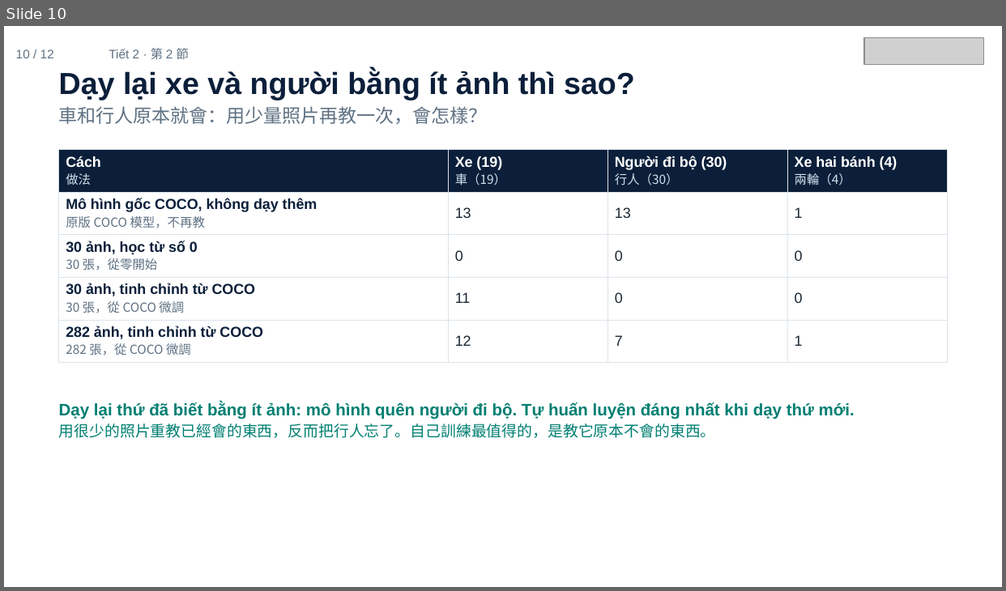
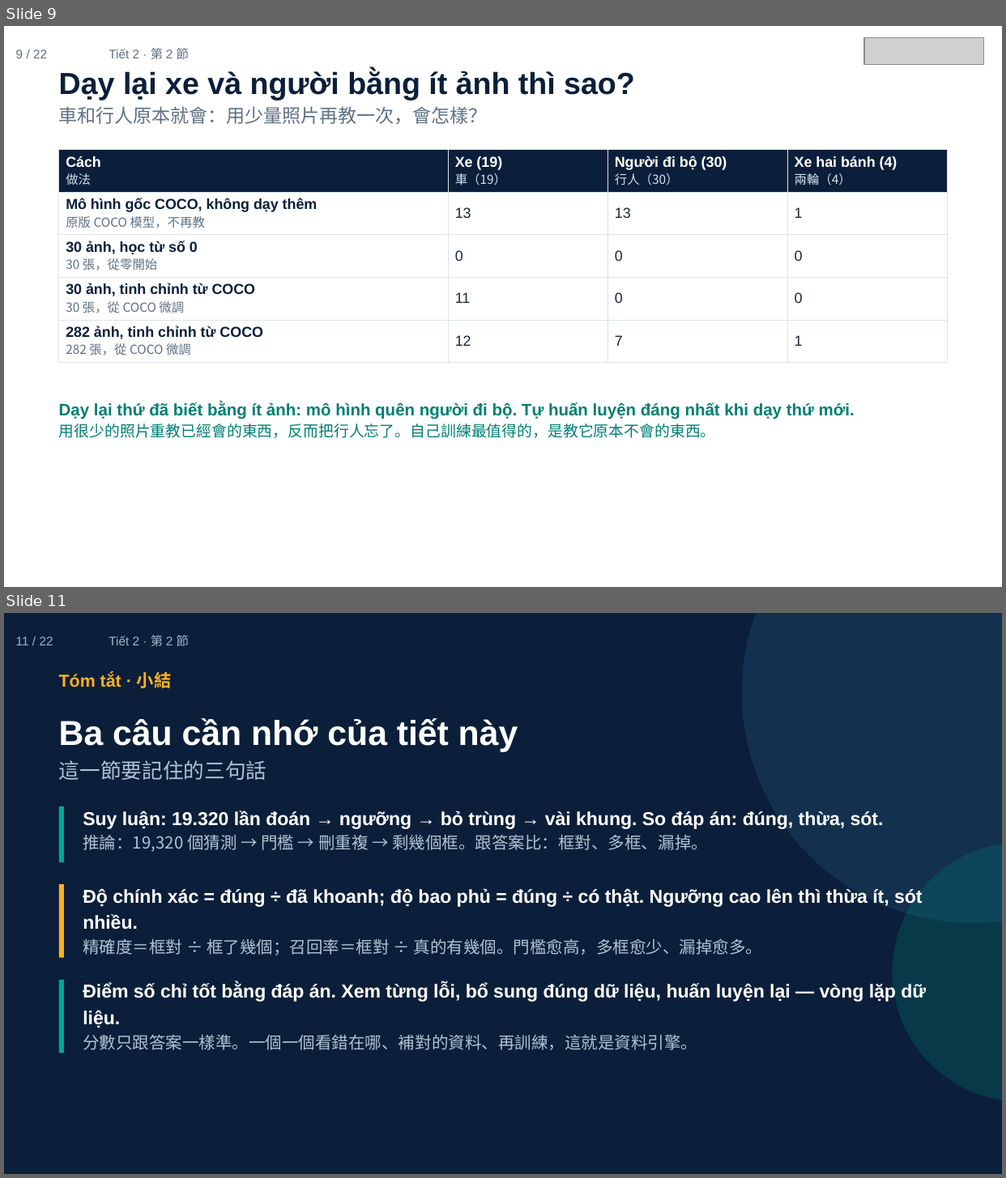
Before and after one commit to ch-neural/MITUST-Principles-of-Self-Driving-Cars, a slide deck: 第十週(11-12)/第十週_第2節_簡報.pptx. Shown one above the other, each under a label of ours: slide 10 before the commit, slides 9 and 11 after it; the slides between them are not shown. The pictures are 1006x591 and 1006x1178 pixels, drawn with LibreOffice and Linux fonts; fonts in the diff are those of the drawing; grey boxes stand for pictures. Boxes give left, top, right and bottom in pixels: in the first picture for what was removed or moved away, otherwise in the second. Text is boxed around its words. In the diff, an @@ line names an element or a change of style, - is before the commit and + after.

```diff
--- a/第十週(11-12)/第十週_第2節_簡報.pptx
+++ b/第十週(11-12)/第十週_第2節_簡報.pptx
@@ slide 11 added at <box>4,613,1002,1174</box>, background #0B1F3A @@
@@ text added at <box>16,636,53,645</box>, 9 pt, text #9FB3C8 @@
+11 / 22
@@ text added at <box>108,635,189,646</box>, 9 pt, text #9FB3C8 @@
+Tiết 2 · 第 2 節
@@ ellipse added at <box>743,613,1002,922</box>, fill #13314F, outline #13314F 1 pt @@
@@ text added at <box>59,671,172,688</box>, 12.5 pt, text #FFB020, bold @@
+Tóm tắt · 小結
@@ text added at <box>59,718,518,780</box>, 25 pt, text #FFFFFF, bold @@
+Ba câu cần nhớ của tiết này
+這一節要記住的三句話
@@ rectangle added at <box>59,807,64,862</box>, fill #00A896 @@
@@ text added at <box>83,811,884,852</box>, 13.5 pt, text #FFFFFF, bold @@
+Suy luận: 19.320 lần đoán → ngưỡng → bỏ trùng → vài khung. So đáp án: đúng, thừa, sót.
+推論：19,320 個猜測 → 門檻 → 刪重複 → 剩幾個框。跟答案比：框對、多框、漏掉。
@@ ellipse added at <box>892,842,1002,1102</box>, fill #007F72 at 28% opacity @@
@@ rectangle added at <box>59,884,64,958</box>, fill #FFB020 @@
@@ text added at <box>83,888,922,956</box>, 13.5 pt, text #FFFFFF, bold @@
+Độ chính xác = đúng ÷ đã khoanh; độ bao phủ = đúng ÷ có thật. Ngưỡng cao lên thì thừa ít, sót nhiều.
+精確度＝框對 ÷ 框了幾個；召回率＝框對 ÷ 真的有幾個。門檻愈高，多框愈少、漏掉愈多。
@@ rectangle added at <box>59,980,64,1054</box>, fill #00A896 @@
@@ text added at <box>83,983,926,1050</box>, 13.5 pt, text #FFFFFF, bold @@
+Điểm số chỉ tốt bằng đáp án. Xem từng lỗi, bổ sung đúng dữ liệu, huấn luyện lại — vòng lặp dữ liệu.
+分數只跟答案一樣準。一個一個看錯在哪、補對的資料、再訓練，這就是資料引擎。
@@ what was slide 10 is now slide 9 @@
@@ slide 9 changed as well @@
@@ text at <box>16,49,47,58</box>: text changed @@
-10 / 12
+9 / 22
```
Also in this commit, not shown: 5 other slides changed, 15 other slides added, 6 slides removed, 3 other files.
